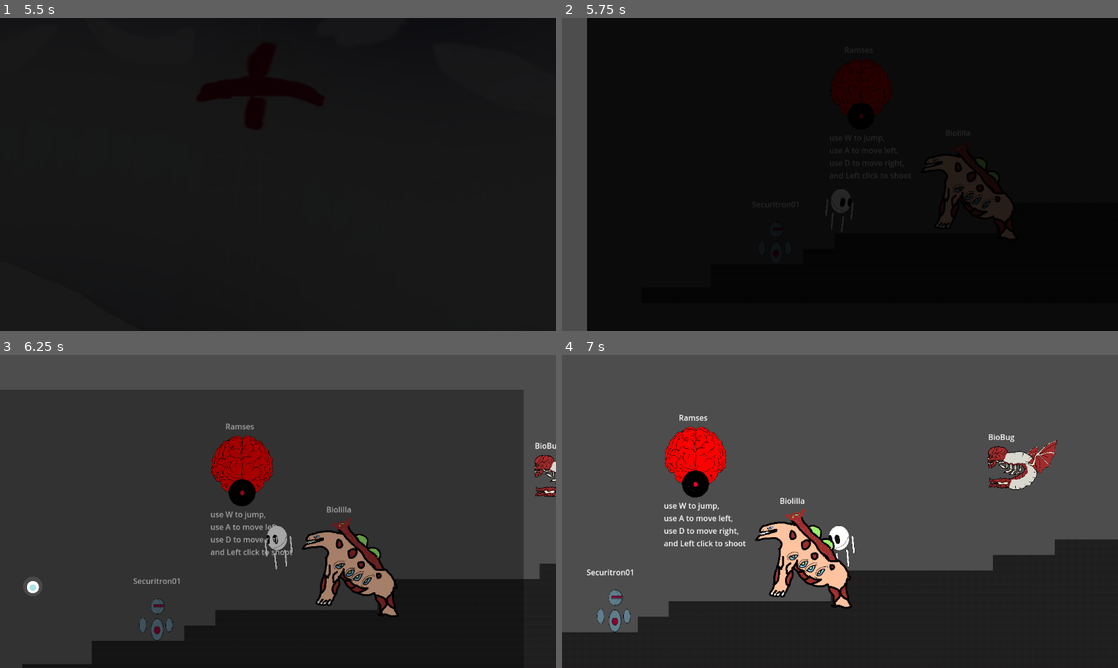
Above: before the commit, frames 1-4 (two rows, left to right).
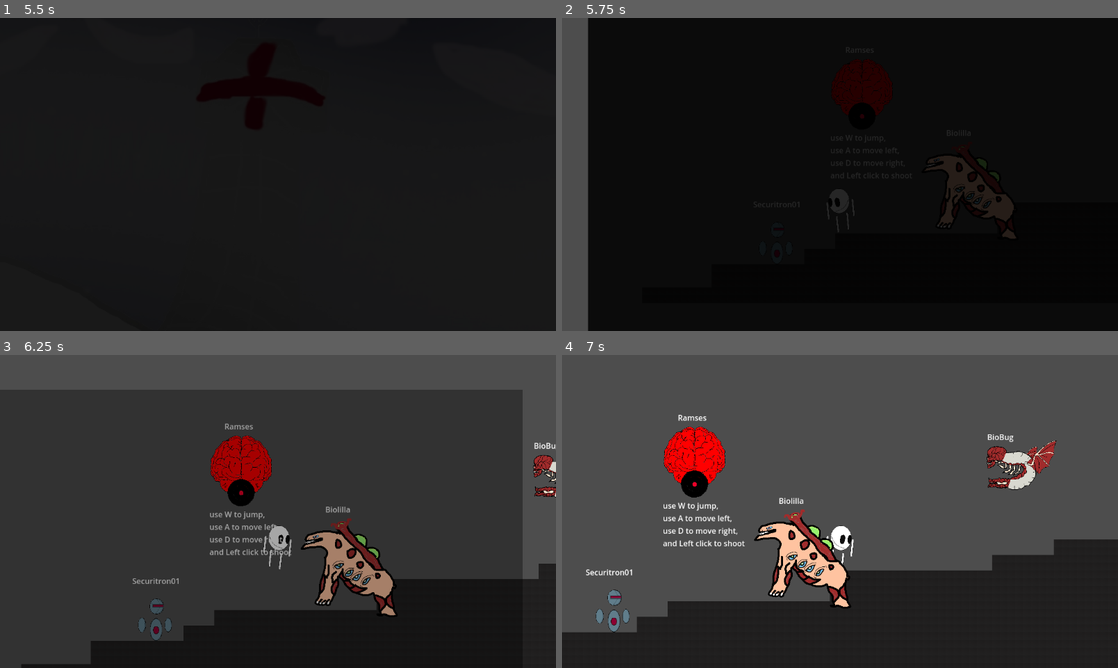
Above: after the commit, the same moments.

Repository: ragegaming23/book-of-souls
Game: Godot game, scene res://levels/main_menu.tscn
The game is run twice, just before and just after one commit, with the same random seed, the same clock (stepped at 60 frames per second) and the same inputs. The engine's default icon, where the game draws it, is replaced by a stand-in: a white triangle on a blue panel in a dark square.
Inputs (mouse positions are in pixels of both pictures, inside the frame that each line leads up to):
- Up to frame 1 (5.5 s): click "Start" at 0.5 s; click "Start" at 1.25 s; move the mouse to (250, 237) at 2.02 s; hold D (move_right) 2.03-3.53 s; tap Shift (Dash) at 2.1, 3.6, 5.1 s; tap Space (jump) at 2.27, 3.02, 4.52, 5.27 s; move the mouse to (444, 221) at 2.77 s; click (444, 221) at 2.85 s; move the mouse to (111, 127) at 3.52 s; hold A (move_left) from 3.53 s (still down); move the mouse to (305, 174) at 4.27 s; click (305, 174) at 4.35 s; move the mouse to (194, 96) at 5.02 s
- Up to frame 2 (5.75 s): keep holding A (move_left)
- Up to frame 3 (6.25 s): tap Enter at 5.75 s; move the mouse to (400, 495) at 5.77 s; release A (move_left) at 5.78 s; hold D (move_right) from 5.78 s (still down); click (400, 495) at 5.85 s; tap Space (jump) at 6.02 s
- Up to frame 4 (7 s): keep holding D (move_right); tap Enter at 6.5 s; move the mouse to (728, 527) at 6.52 s; tap Shift (Dash) at 6.6 s

Frame 1 is identical in both runs. In frame 2, 0.8% of the frame differs, in the area x 4-82%, y 0-100%; in frame 3, 2.8%; in frame 4, 3.4%, in the area x 4-90%, y 19-89%.

Commit message:
movement fix

Diff:
--- a/Player/Player.gd
+++ b/Player/Player.gd
@@ -6,7 +6,7 @@
 @onready var projectile = load("res://Player/projectile.tscn")
 @export var SPEED = 300.0
 @export var JUMP_VELOCITY = -500.0
-var flipped = true
+var flipped = false
 @export var CanDoubleJump = false
 @export var CanWallClimb = false
 @export var onWall = false
@@ -32,12 +32,14 @@
 		velocity.x = direction * SPEED
 	else:
 		velocity.x = move_toward(velocity.x, 0, SPEED)
-	if Input.is_action_pressed("move_left") and Input.is_action_just_released("move_right"):
-		scale.x = -1
-
-	if Input.is_action_pressed("move_right") and Input.is_action_just_released("move_left"):
-		scale.x = -1
-
+	if Input.is_action_pressed("move_left") and !flipped:
+		if !Input.is_action_pressed("move_right"):
+			scale.x = -1
+			flipped = true
+	if Input.is_action_pressed("move_right") and flipped:
+		if !Input.is_action_pressed("move_left"):
+			scale.x = -1
+			flipped = false
 
 	move_and_slide()
 func shoot():
--- a/Player/dash.gd
+++ b/Player/dash.gd
@@ -24,7 +24,7 @@
 func update(delta: float) -> void:
 	# Countdown dash timer
 	dash_timer -= delta
-	if dash_timer <= 0.0 and Player.is_on_floor():
+	if dash_timer <= 0.0:
 		transitioned.emit("idle")
 	if Player.CanWallClimb and Player.is_on_wall():
 		transitioned.emit("WallClimb")
Not shown, changed: export_presets.cfg
